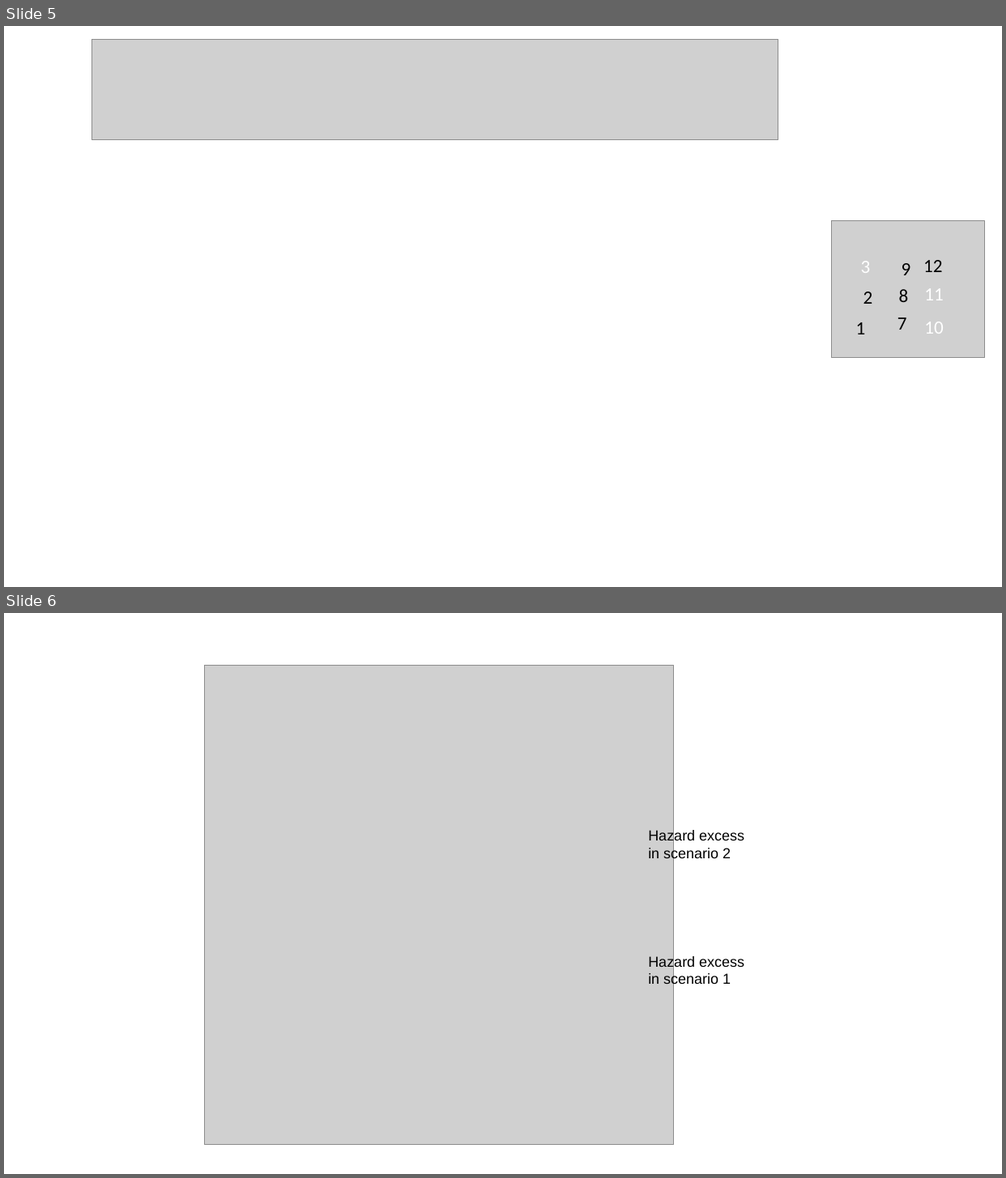
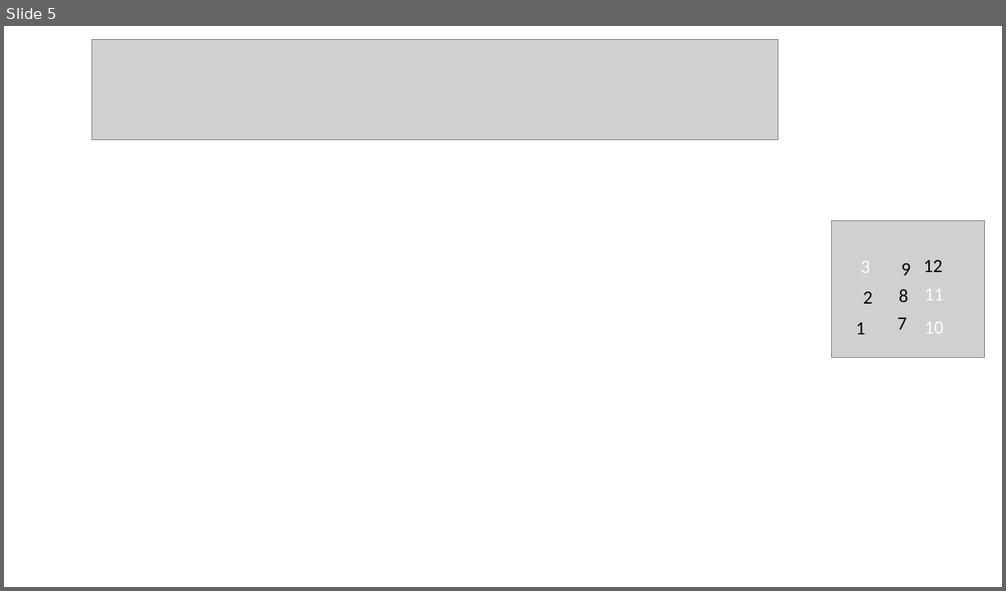
Before and after one commit to renatamuy/hotspots, a slide deck: results/bivariate/bivariate.pptx. Shown one above the other, each under a label of ours: slides 5 and 6 before the commit, slide 5 after it. The pictures are 1006x1178 and 1006x591 pixels, drawn with LibreOffice and Linux fonts; fonts in the diff are those of the drawing; grey boxes stand for pictures; background and template pictures are left out. Boxes give left, top, right and bottom in pixels: in the first picture for what was removed or moved away, otherwise in the second. Text is boxed around its words. In the diff, an @@ line names an element or a change of style, - is before the commit and + after.

```diff
--- a/results/bivariate/bivariate.pptx
+++ b/results/bivariate/bivariate.pptx
@@ slide 6 removed at <box>4,613,1002,1174</box>, background #FFFFFF @@
@@ picture removed at <box>204,666,673,1144</box> @@
@@ text removed at <box>648,830,744,862</box> @@
-Hazard excess
-in scenario 2
@@ text removed at <box>648,956,744,987</box> @@
-Hazard excess
-in scenario 1
```
Also in this commit, not shown: 3 slides changed, 1 slide added, 11 other files.
